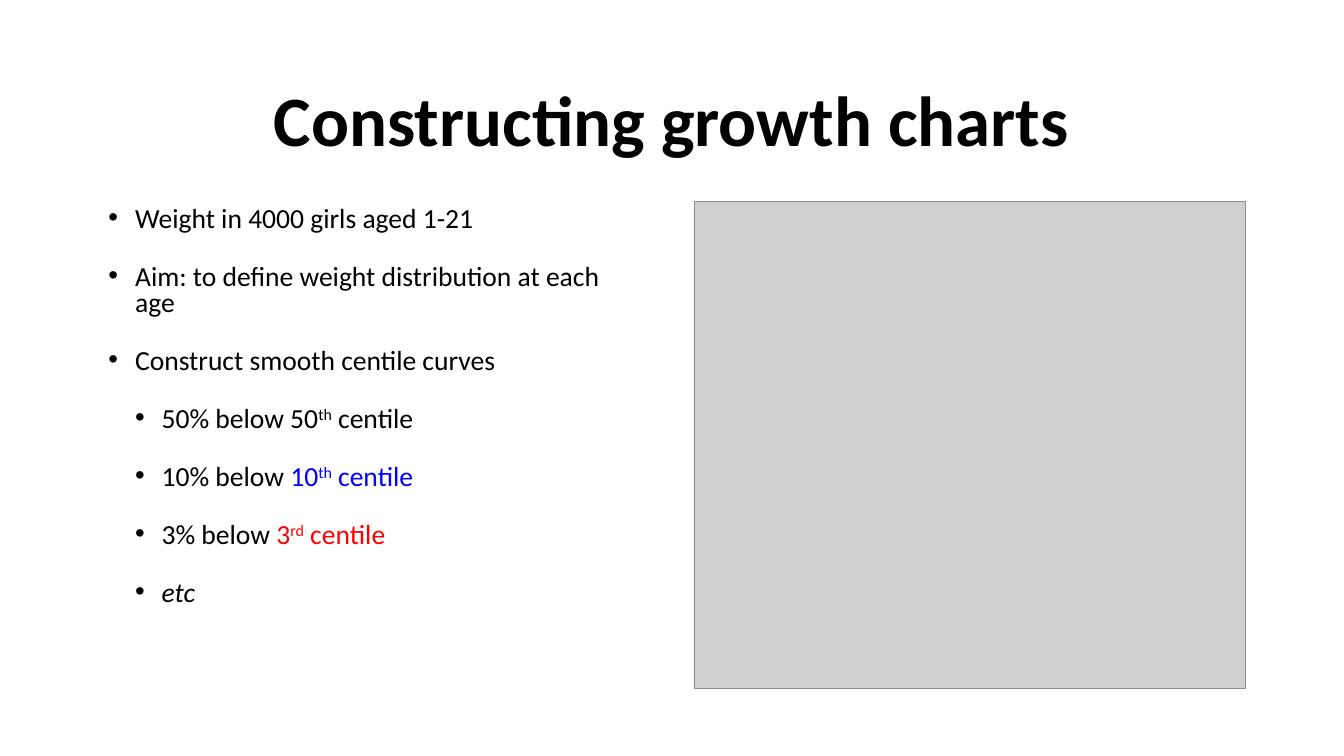
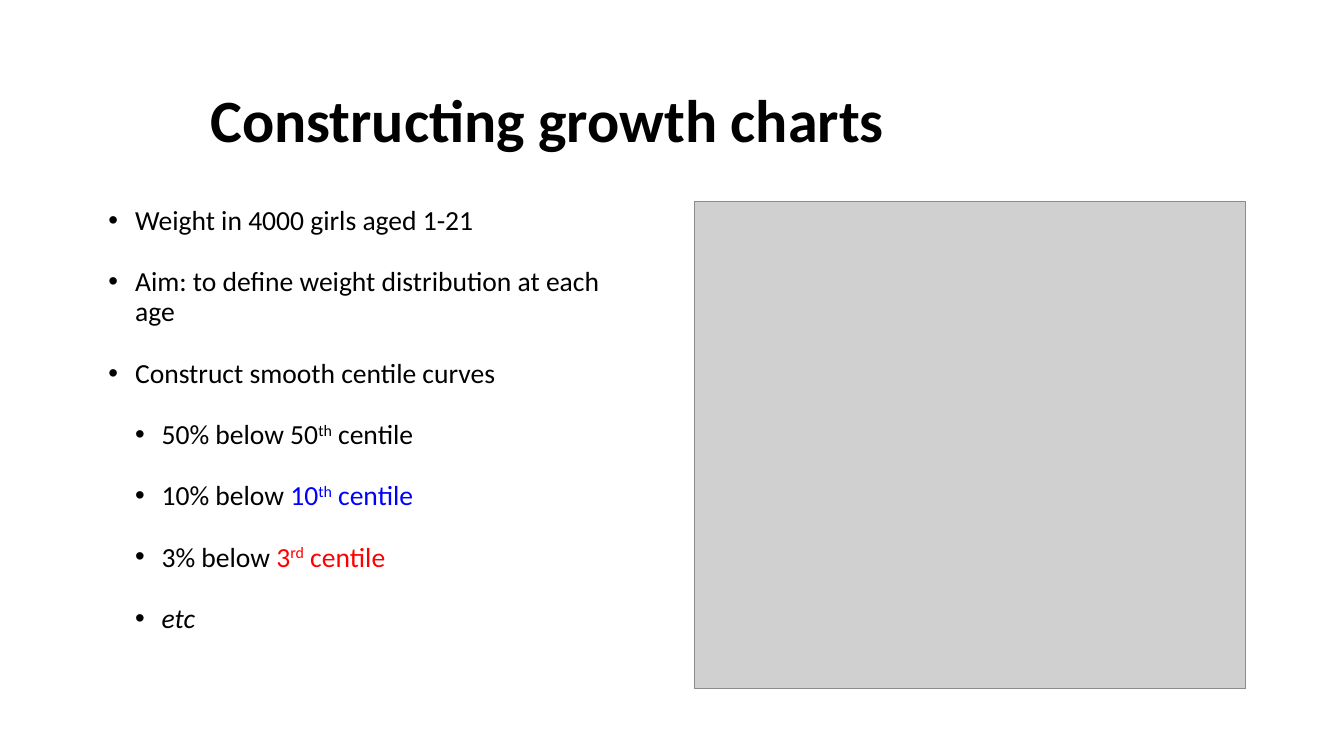
Before and after one commit to UCLichCodeClub/Meeting_ICH_11Mar2020, a slide deck: slide 3 of LMS method for growth charts.pptx. Drawn at 1344x756 pixels with LibreOffice and Linux fonts; fonts in the diff are those of the drawing; grey boxes stand for pictures. Boxes give left, top, right and bottom in pixels: in the first picture for what was removed or moved away, otherwise in the second. Text is boxed around its words. In the diff, an @@ line names an element or a change of style, - is before the commit and + after.

```diff
--- a/LMS method for growth charts.pptx
+++ b/LMS method for growth charts.pptx
@@ text "Constructing growth charts" at (x1=210, y1=99, x2=884, y2=152): size 50.6 to 42.9 pt; alignment centre to left @@
@@ text "Weight in 4000 girls aged ..." at (x1=135, y1=211, x2=599, y2=629): line spacing 0.8 to 0.9 @@
```
Also in this commit, not shown: 3 other slides changed, 1 slide added, 1 slide removed.
